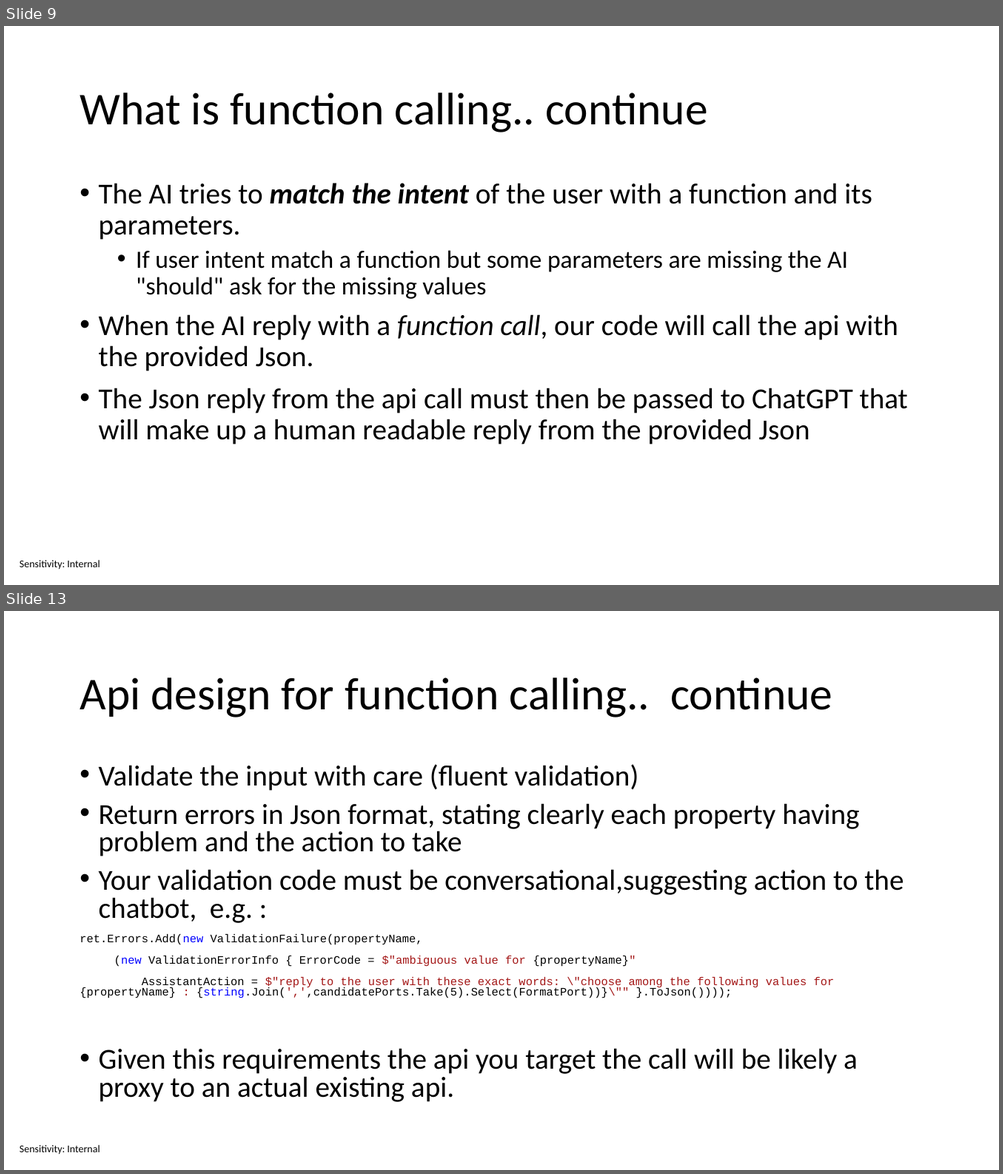
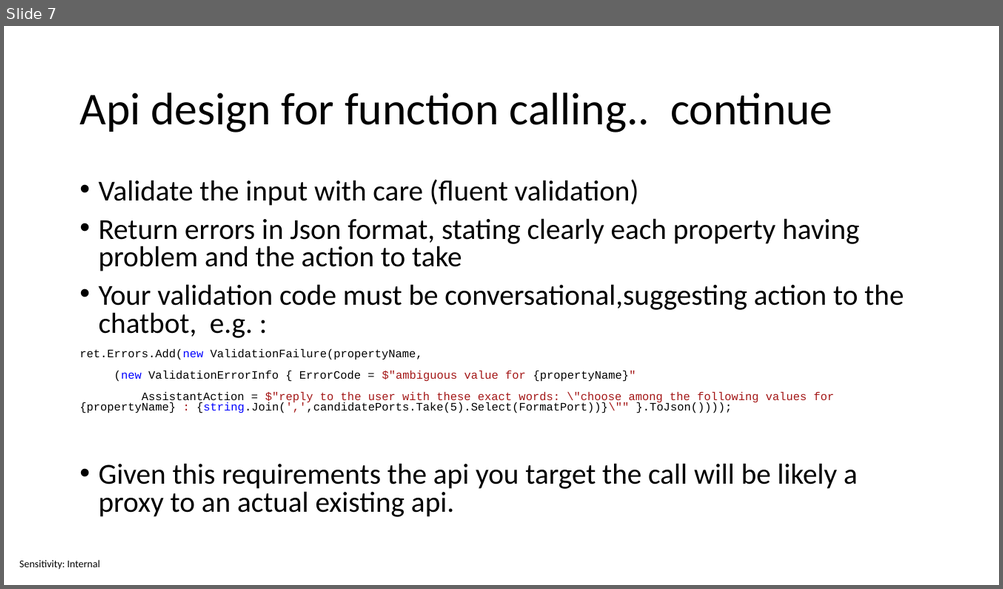
Before and after one commit to sabbadino/function-caling, a slide deck: Function calling.pptx. Shown one above the other, each under a label of ours: slides 9 and 13 before the commit, slide 7 after it; the slides between them are not shown. The pictures are 1003x1174 and 1003x589 pixels, drawn with LibreOffice and Linux fonts; fonts in the diff are those of the drawing. Boxes give left, top, right and bottom in pixels: in the first picture for what was removed or moved away, otherwise in the second. Text is boxed around its words. In the diff, an @@ line names an element or a change of style, - is before the commit and + after.

```diff
--- a/Function calling.pptx
+++ b/Function calling.pptx
@@ slide 9 removed at (4,26,999,585), background #FFFFFF; not listed: 1 template element that a slide beside it also shows @@
@@ title removed at (79,93,707,133) @@
-What is function calling.. continue
@@ text removed at (99,183,908,445) @@
-• The AI tries to match the intent of the user with a function and its parameters.
-  • If user intent match a function but some parameters are missing the AI "should" ask for the missing values
-• When the AI reply with a function call, our code will call the api with the provided Json.
-• The Json reply from the api call must then be passed to ChatGPT that will make up a human readable reply from the provided Json
@@ what was slide 13 is now slide 7 @@
```
Also in this commit, not shown: 9 slides changed, 5 other slides removed.
